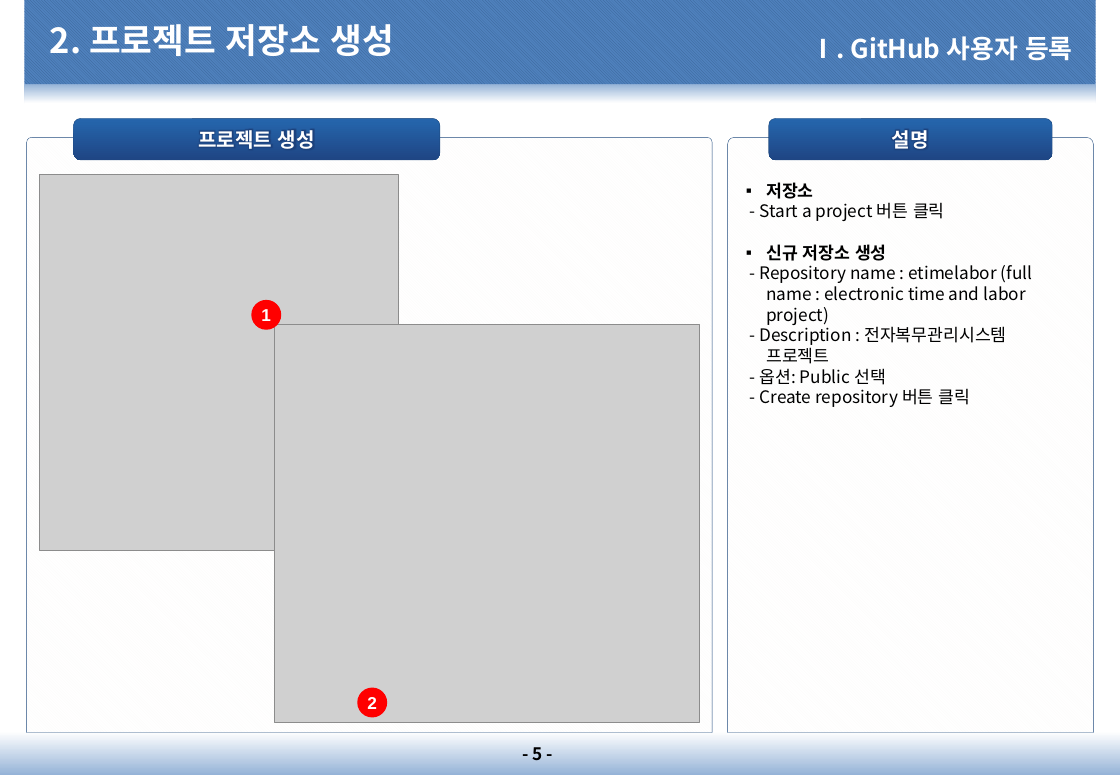
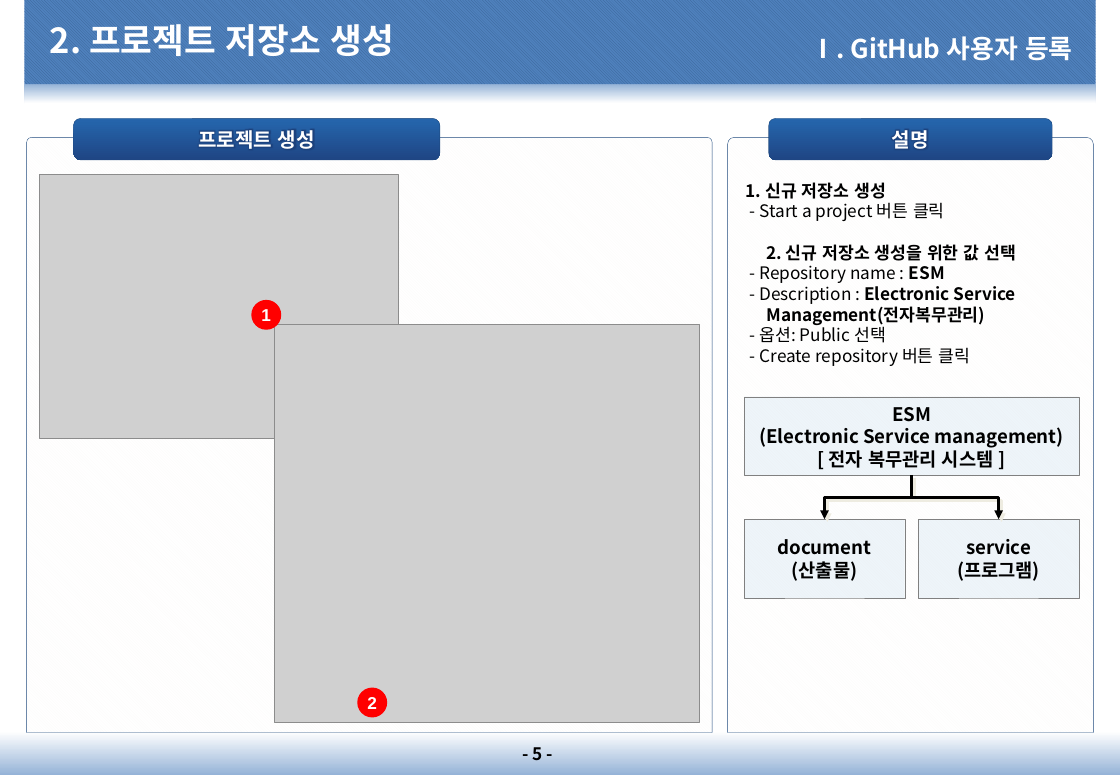
Before and after one commit to dims1111/ESM, a slide deck: slide 5 of document/10.프로젝트 관리(PM)/PM-1200.소프트웨어/PM-1210.GitHub 설명서/PM-1210.GitHub 설명서_20210201_v1.0.pptx. Drawn at 1120x775 pixels with LibreOffice and Linux fonts; fonts in the diff are those of the drawing; grey boxes stand for pictures; background and template pictures are left out. Boxes give left, top, right and bottom in pixels: in the first picture for what was removed or moved away, otherwise in the second. Text is boxed around its words. In the diff, an @@ line names an element or a change of style, - is before the commit and + after.

```diff
--- a/document/10.프로젝트 관리(PM)/PM-1200.소프트웨어/PM-1210.GitHub 설명서/PM-1210.GitHub 설명서_20210201_v1.0.pptx
+++ b/document/10.프로젝트 관리(PM)/PM-1200.소프트웨어/PM-1210.GitHub 설명서/PM-1210.GitHub 설명서_20210201_v1.0.pptx
@@ picture: place and size @@
-picture at [39, 175, 398, 551]
+picture at [39, 175, 398, 438]
@@ text in round same rect at [746, 182, 886, 199]: text changed @@
-▪ 저장소
+1. 신규 저장소 생성
@@ text in round same rect at [760, 244, 1016, 325]: text changed; bold on @@
-▪ 신규 저장소 생성
-- Repository name : etimelabor (full name : electronic time and labor project)
-- Description : 전자복무관리시스템 프로젝트
+2. 신규 저장소 생성을 위한 값 선택
+- Repository name : ESM
+- Description : Electronic Service Management(전자복무관리)
@@ rectangle added at [745, 397, 1080, 476], fill #4C98CC at 9% opacity, outline #808080 0.25 pt, 13 pt, text #000000, bold @@
+  ESM
+  (Electronic Service management)
+  [ 전자 복무관리 시스템 ]
@@ elbow arrow added from (912, 476) to (824, 519), #000000 2 pt @@
@@ elbow arrow added from (912, 476) to (999, 519), #000000 2 pt @@
@@ rectangle added at [745, 519, 905, 598], fill #4C98CC at 9% opacity, outline #808080 0.25 pt, 13 pt, text #000000, bold @@
+  document
+  (산출물)
@@ rectangle added at [918, 519, 1079, 598], fill #4C98CC at 9% opacity, outline #808080 0.25 pt, 13 pt, text #000000, bold @@
+  service
+  (프로그램)
```
Also in this commit, not shown: 13 other slides changed, 2 other files.
